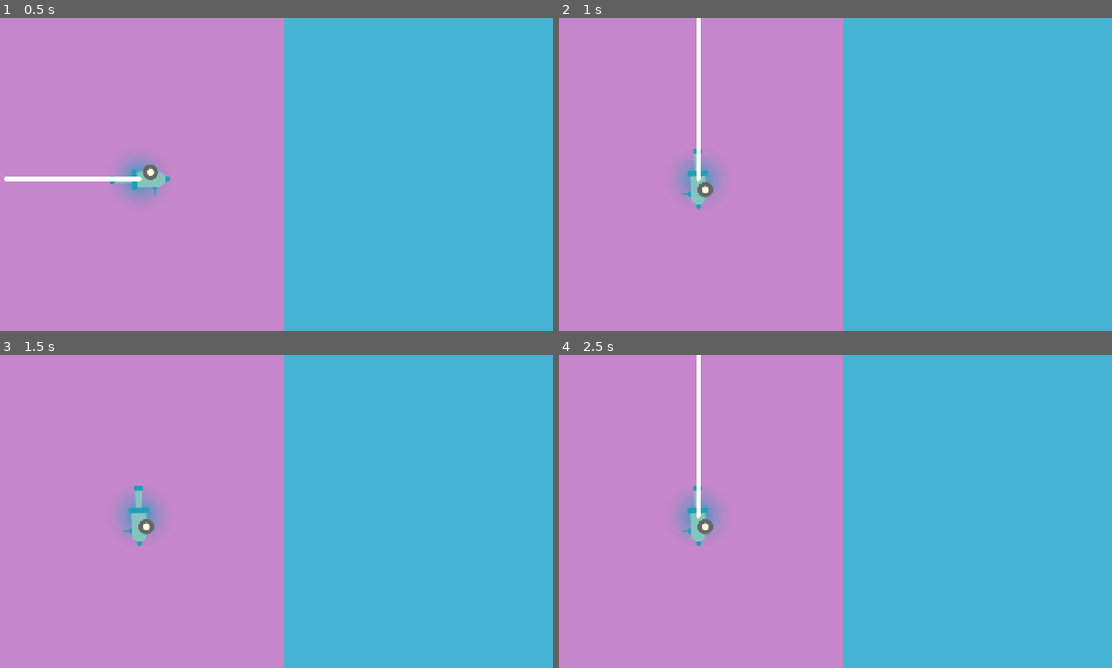
Above: before the commit, frames 1-4 (two rows, left to right).
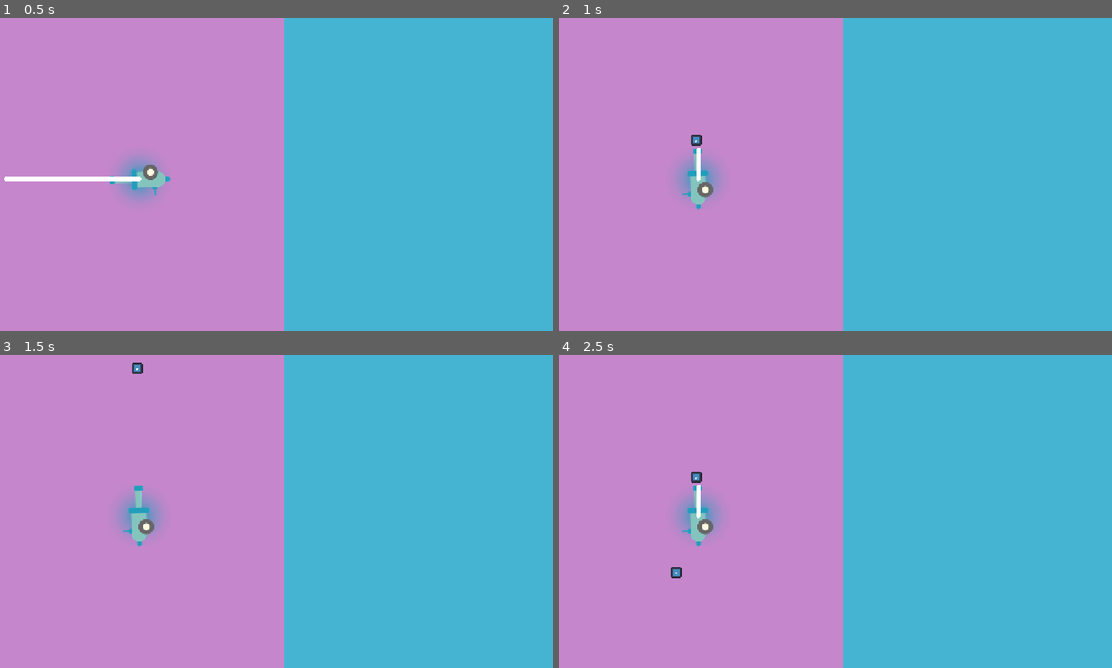
Above: after the commit, the same moments.

Repository: ChromalescenceLabs/Dear-Ana-Mosyne
Game: Godot game, scene res://Scenes/memory_collection_scene.tscn
Two runs of this game, one before a commit and one after it. Both use one fixed random seed, a clock stepped at 60 frames per second and the inputs below. The project has no main scene, so this scene is started directly. The engine's default icon, where the game draws it, is replaced by a stand-in: a white triangle on a blue panel in a dark square.
Inputs (mouse positions are in pixels of both pictures, inside the frame that each line leads up to):
- Up to frame 1 (0.5 s): no input
- Up to frame 2 (1 s): tap Enter at 0.5 s; move the mouse to (957, 158) at 0.52 s; press the mouse at (957, 158) at 0.53 s; hold Right from 0.53 s (still down); tap E (Shoot, bound only after the commit) at 0.8 s
- Up to frame 3 (1.5 s): move the mouse to (165, 527) at 1.27 s; release Right at 1.28 s; release the mouse at (165, 527) at 1.28 s; hold Down from 1.28 s (still down); tap E (Shoot, bound only after the commit) at 1.35 s
- Up to frame 4 (2.5 s): click (724, 527) at 1.55 s; move the mouse to (890, 442) at 2.02 s; release Down at 2.03 s; press the mouse at (890, 442) at 2.03 s; hold Right from 2.03 s (still down); tap E (Shoot, bound only after the commit) at 2.3 s

Frame 1 is identical in both runs. In frame 2, 0.4% of the frame differs, in the area x 23-26%, y 0-42%; in frame 3, less than 0.1%; in frame 4, 0.4%, in the area x 20-26%, y 0-72%.

Commit message:
feat: add bounce mechanic to bullet

Diff:
--- /dev/null
+++ b/Scenes/bullet.tscn
@@ -0,0 +1,18 @@
+[gd_scene format=3 uid="uid://tgcfiha2l6xl"]
+
+[ext_resource type="Script" uid="uid://b8y8ve48shwes" path="res://Scripts/bullet.gd" id="1_oduel"]
+[ext_resource type="Texture2D" uid="uid://ba8hjq7woqo2e" path="res://icon.svg" id="1_xjght"]
+
+[sub_resource type="CircleShape2D" id="CircleShape2D_cuu35"]
+radius = 15.132746
+
+[node name="bullet" type="CharacterBody2D" unique_id=1613945016]
+script = ExtResource("1_oduel")
+
+[node name="Texture" type="Sprite2D" parent="." unique_id=772993907]
+rotation = -1.5707964
+scale = Vector2(0.1875, 0.1875)
+texture = ExtResource("1_xjght")
+
+[node name="CollisionShape2D" type="CollisionShape2D" parent="." unique_id=1916659004]
+shape = SubResource("CircleShape2D_cuu35")
--- a/Scenes/cannon.tscn
+++ b/Scenes/cannon.tscn
@@ -14,4 +14,5 @@
 
 [node name="CannonRaycast" parent="Texture" unique_id=1416354037 instance=ExtResource("2_qlvt6")]
 rotation = -1.5707964
+collide_with_areas = true
 color = Color(1, 1, 1, 1)
--- a/Scenes/memory_collection_scene.tscn
+++ b/Scenes/memory_collection_scene.tscn
@@ -18,6 +18,9 @@
 
 [sub_resource type="RectangleShape2D" id="RectangleShape2D_cuu35"]
 size = Vector2(31, 741)
+
+[sub_resource type="RectangleShape2D" id="RectangleShape2D_raa7b"]
+size = Vector2(667, 20)
 
 [node name="MemoryCollectionScene" type="Node2D" unique_id=1048546398]
 
@@ -41,9 +44,23 @@
 
 [node name="Boundaries" type="Node2D" parent="." unique_id=1801543114]
 
-[node name="StaticBody2D" type="RigidBody2D" parent="." unique_id=1341391940]
+[node name="RigidBody2D" type="RigidBody2D" parent="Boundaries" unique_id=1341391940]
 gravity_scale = 0.0
 
-[node name="CollisionShape2D" type="CollisionShape2D" parent="StaticBody2D" unique_id=1861125659]
+[node name="CollisionShape2D" type="CollisionShape2D" parent="Boundaries/RigidBody2D" unique_id=1861125659]
 position = Vector2(5.5, 360.5)
 shape = SubResource("RectangleShape2D_cuu35")
+
+[node name="RigidBody2D2" type="RigidBody2D" parent="Boundaries" unique_id=2137637533]
+gravity_scale = 0.0
+
+[node name="CollisionShape2D" type="CollisionShape2D" parent="Boundaries/RigidBody2D2" unique_id=1884180722]
+position = Vector2(323.5, 0)
+shape = SubResource("RectangleShape2D_raa7b")
+
+[node name="RigidBody2D3" type="RigidBody2D" parent="Boundaries" unique_id=1087334725]
+gravity_scale = 0.0
+
+[node name="CollisionShape2D" type="CollisionShape2D" parent="Boundaries/RigidBody2D3" unique_id=1794083878]
+position = Vector2(323.5, 719)
+shape = SubResource("RectangleShape2D_raa7b")
--- /dev/null
+++ b/Scripts/bullet.gd
@@ -0,0 +1,17 @@
+extends CharacterBody2D
+
+@export var speed := 500.0
+var rotation_num : float = 0
+var collided := false
+
+func _ready() -> void:
+	velocity = Vector2(-200, -200).normalized() * speed
+
+func _physics_process(delta: float) -> void:
+	var direction = Vector2.RIGHT.rotated(rotation_num)
+	var collision = move_and_collide(velocity * delta)
+	if not collided:
+		velocity = direction * speed
+	if collision:
+		collided = true
+		velocity = velocity.bounce(collision.get_normal())
--- a/Scripts/cannon.gd
+++ b/Scripts/cannon.gd
@@ -1,11 +1,21 @@
 extends Node2D
 
 var mouse_pos
+var is_clicked := false
 @onready var cannon_raycast: RayCast2D = $Texture/CannonRaycast
+const BULLET = preload("uid://tgcfiha2l6xl")
 
 func _input(event: InputEvent) -> void:
 	if event.is_action_pressed("Click"): aim()
 	elif event.is_action_released("Click"): unaim()
+
+	if is_clicked:
+		if event.is_action_pressed("Shoot"):
+			var bullet = BULLET.instantiate()
+			bullet.global_position = global_position
+			bullet.rotation_degrees = rotation_degrees
+			bullet.rotation_num = rotation
+			get_parent().add_child(bullet)
 
 func _ready() -> void:
 	set_process(false)
@@ -24,8 +34,10 @@
 
 func aim() -> void:
 	set_process(true)
+	is_clicked = true
 	cannon_raycast.modulate.a = 1
 
 func unaim() -> void:
 	set_process(false)
+	is_clicked = false
 	cannon_raycast.modulate.a = 0
--- a/Scripts/raycast_line.gd
+++ b/Scripts/raycast_line.gd
@@ -4,7 +4,5 @@
 	var laser_end_position : Vector2 = get_parent().target_position
 	get_parent().force_raycast_update()
 	if get_parent().is_colliding():
-		print("is colliding
-		 ")
 		laser_end_position = to_local(get_parent().get_collision_point())
 	set_point_position(0, laser_end_position)
--- a/project.godot
+++ b/project.godot
@@ -40,6 +40,11 @@
 "events": [Object(InputEventMouseButton,"resource_local_to_scene":false,"resource_name":"","device":-1,"window_id":0,"a …(253 unchanged characters)…
 ]
 }
+Shoot={
+"deadzone": 0.2,
+"events": [Object(InputEventKey,"resource_local_to_scene":false,"resource_name":"","device":-1,"window_id":0,"alt_pressed":false,"shift_pressed":false,"ctrl_pressed":false,"meta_pressed":false,"pressed":false,"keycode":0,"physical_keycode":69,"key_label":0,"unicode":101,"location":0,"echo":false,"script":null)
+]
+}
 
 [physics]
 
Not shown, added: Scripts/bullet.gd.uid
